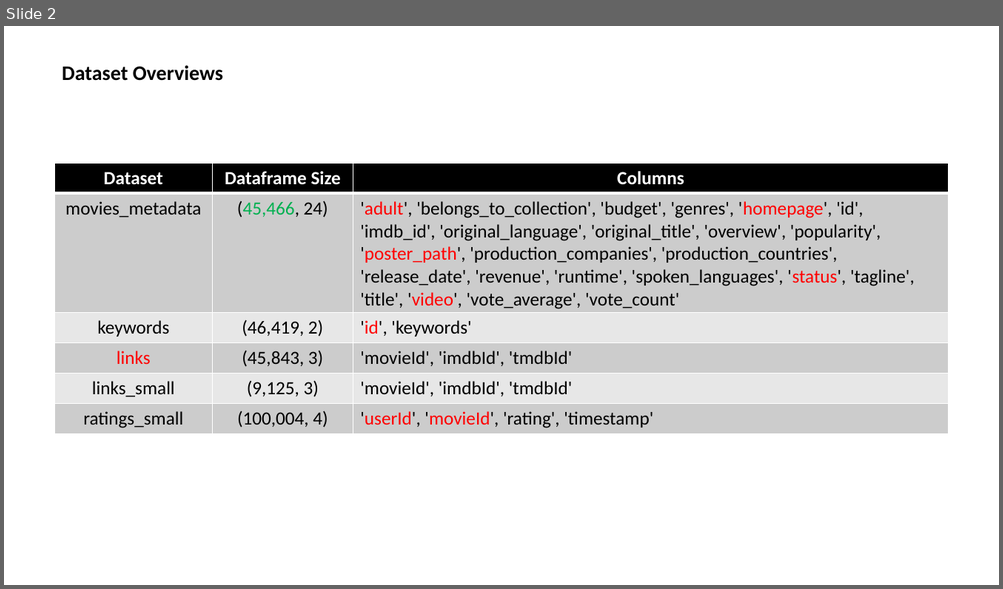
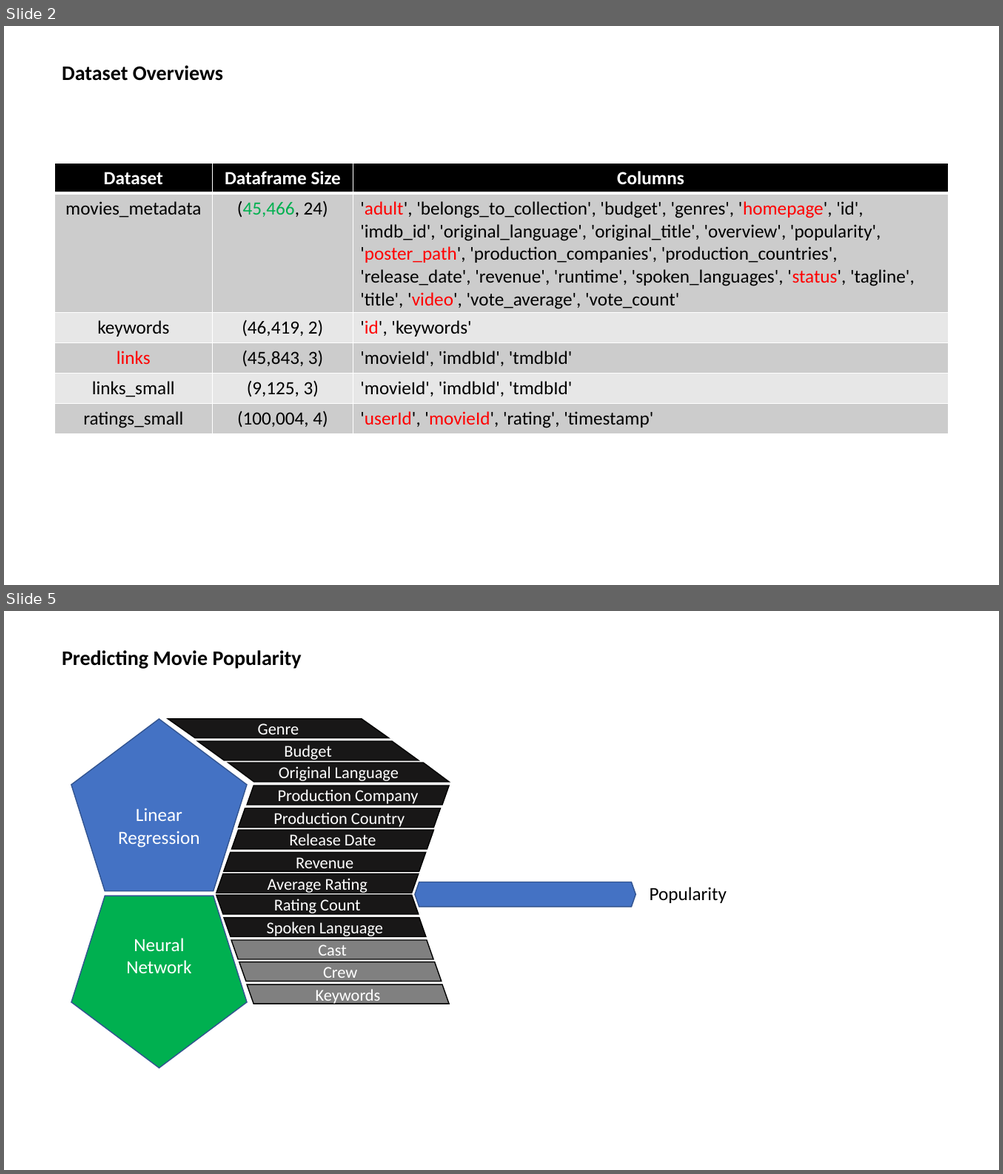
Before and after one commit to maxwellowusu/movie_recommender_system_ML, a slide deck: Movie Recommendation System Project Outline.pptx. Shown one above the other, each under a label of ours: slide 2 before the commit, slides 2 and 5 after it; the slides between them are not shown. The pictures are 1003x589 and 1003x1174 pixels, drawn with LibreOffice and Linux fonts; fonts in the diff are those of the drawing. Boxes give left, top, right and bottom in pixels: in the first picture for what was removed or moved away, otherwise in the second. Text is boxed around its words. In the diff, an @@ line names an element or a change of style, - is before the commit and + after.

```diff
--- a/Movie Recommendation System Project Outline.pptx
+++ b/Movie Recommendation System Project Outline.pptx
@@ slide 5 added at box(4, 611, 999, 1170), background #FFFFFF @@
@@ text added at box(62, 650, 301, 669), 20 pt, text #000000, bold @@
+Predicting Movie Popularity
@@ group added at box(71, 719, 726, 1068): 13 parallelograms, 2 pentagons, 2 texts, 1 left right arrow @@
+Linear Regression
+Neural Network
+Genre
+Budget
+Original Language
+Production Company
+Production Country
+Release Date
+Revenue
+Average Rating
+Rating Count
+Cast
+Crew
+Keywords
+Spoken Language
+Popularity
```
Also in this commit, not shown: 1 slide changed, 3 other slides added, 5 other files.
